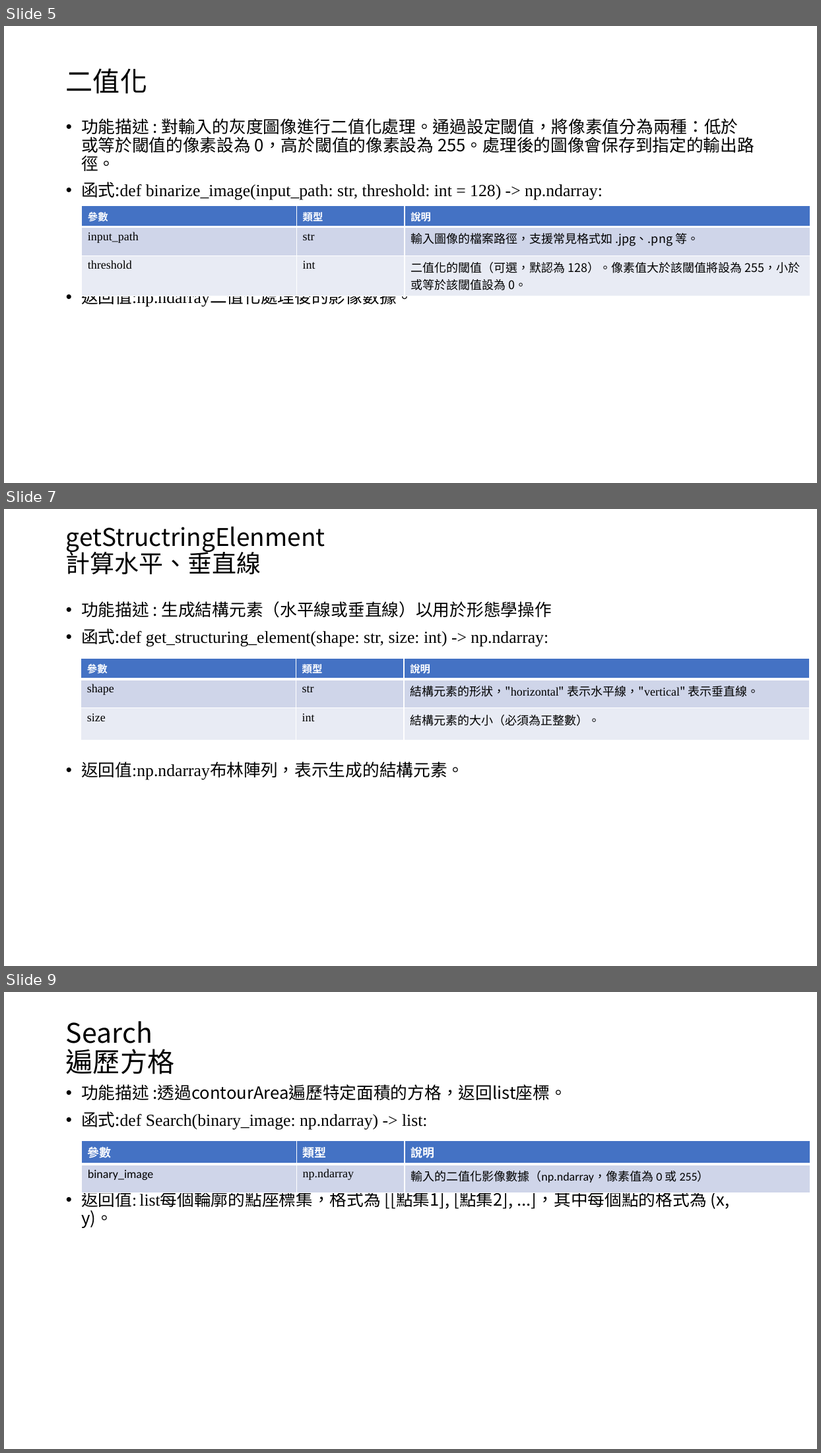
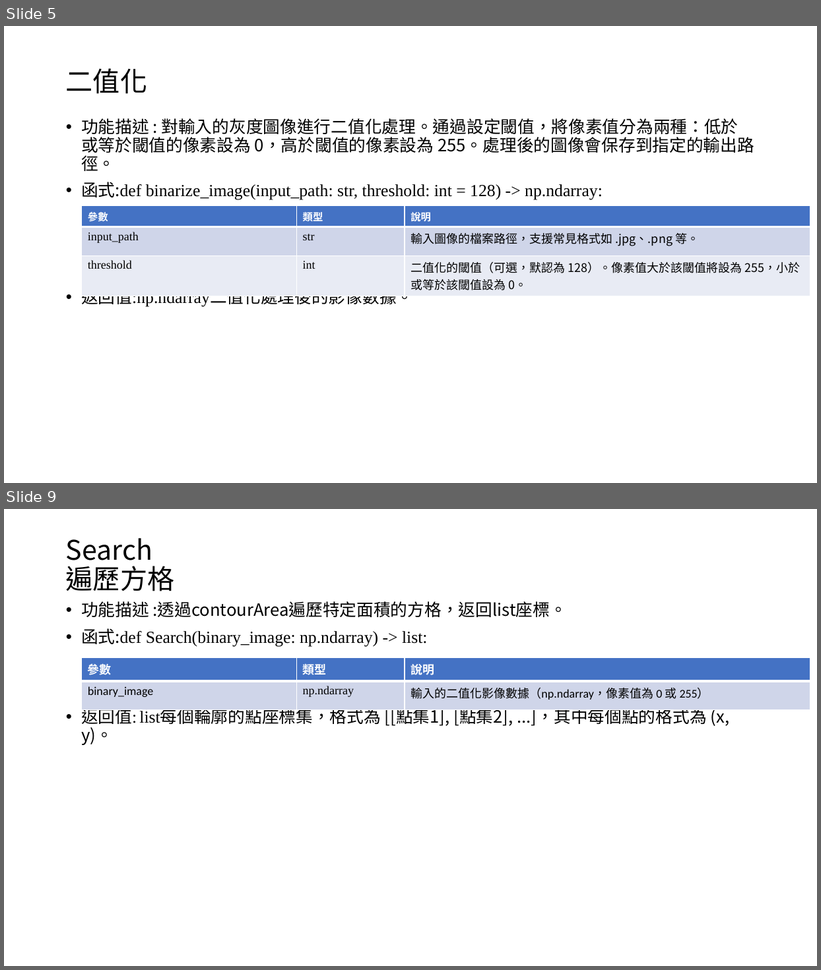
Before and after one commit to austin9328/Embedded_system, a slide deck: final_project/影像辨識 final_project.pptx. Shown one above the other, each under a label of ours: slides 5, 7 and 9 before the commit, slides 5 and 9 after it; the slides between them are not shown. The pictures are 821x1453 and 821x970 pixels, drawn with LibreOffice and Linux fonts; fonts in the diff are those of the drawing. Boxes give left, top, right and bottom in pixels: in the first picture for what was removed or moved away, otherwise in the second. Text is boxed around its words. In the diff, an @@ line names an element or a change of style, - is before the commit and + after.

```diff
--- a/final_project/影像辨識 final_project.pptx
+++ b/final_project/影像辨識 final_project.pptx
@@ slide 7 removed at <box>4,509,817,966</box>, background #FFFFFF @@
@@ title removed at <box>66,526,325,574</box> @@
-getStructringElenment
-計算水平、垂直線
@@ text removed at <box>81,601,552,780</box> @@
-• 功能描述 : 生成結構元素（水平線或垂直線）以用於形態學操作
-• 函式:def get_structuring_element(shape: str, size: int) -> np.ndarray:
-• 返回值:np.ndarray布林陣列，表示生成的結構元素。
@@ table removed at <box>81,658,811,742</box>, 3 rows, 3 columns @@
-參數 | 類型 | 說明
-shape | str | 結構元素的形狀，"horizontal" 表示水平線，"vertical" 表示垂直線。
-size | int | 結構元素的大小（必須為正整數）。
```
Also in this commit, not shown: 4 slides changed, 6 slides added, 2 other slides removed, 29 other files.
